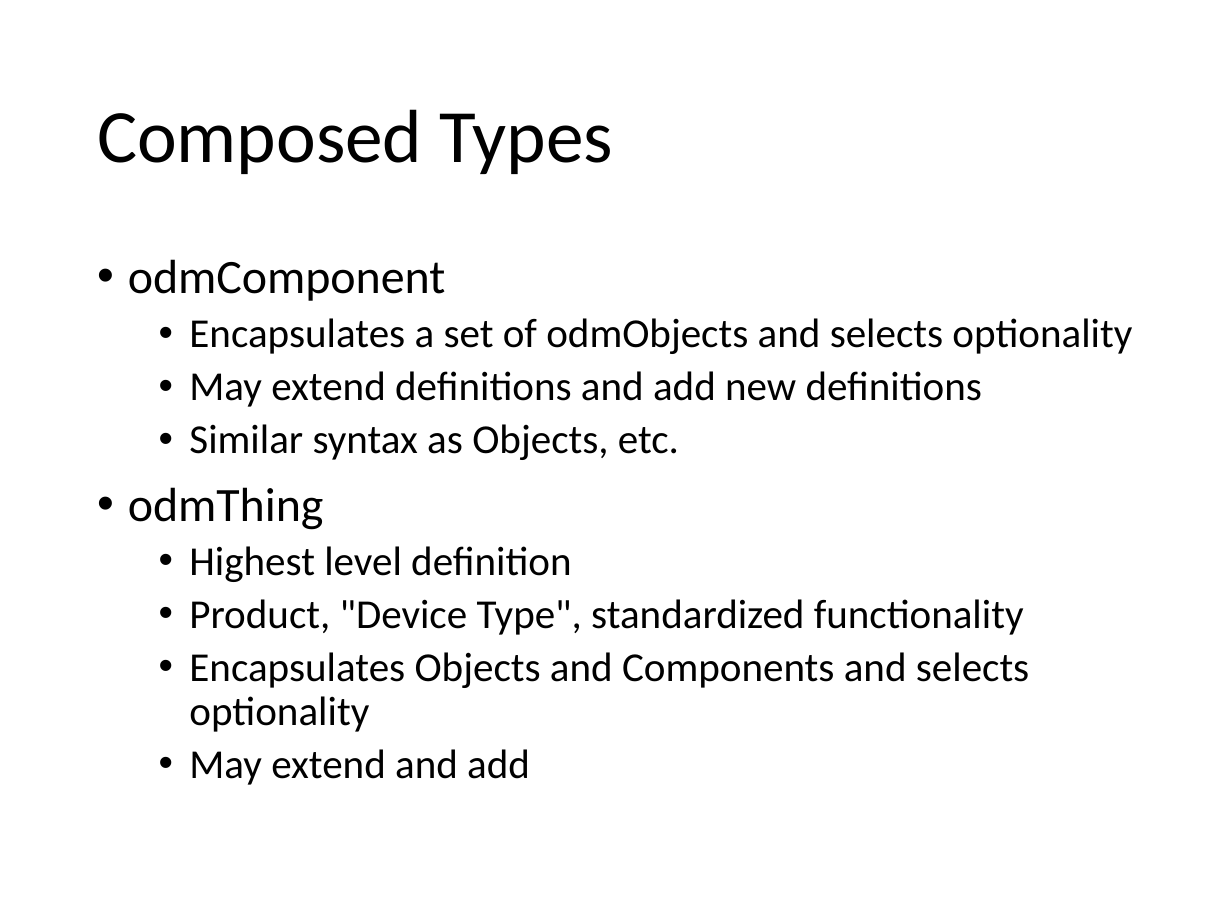
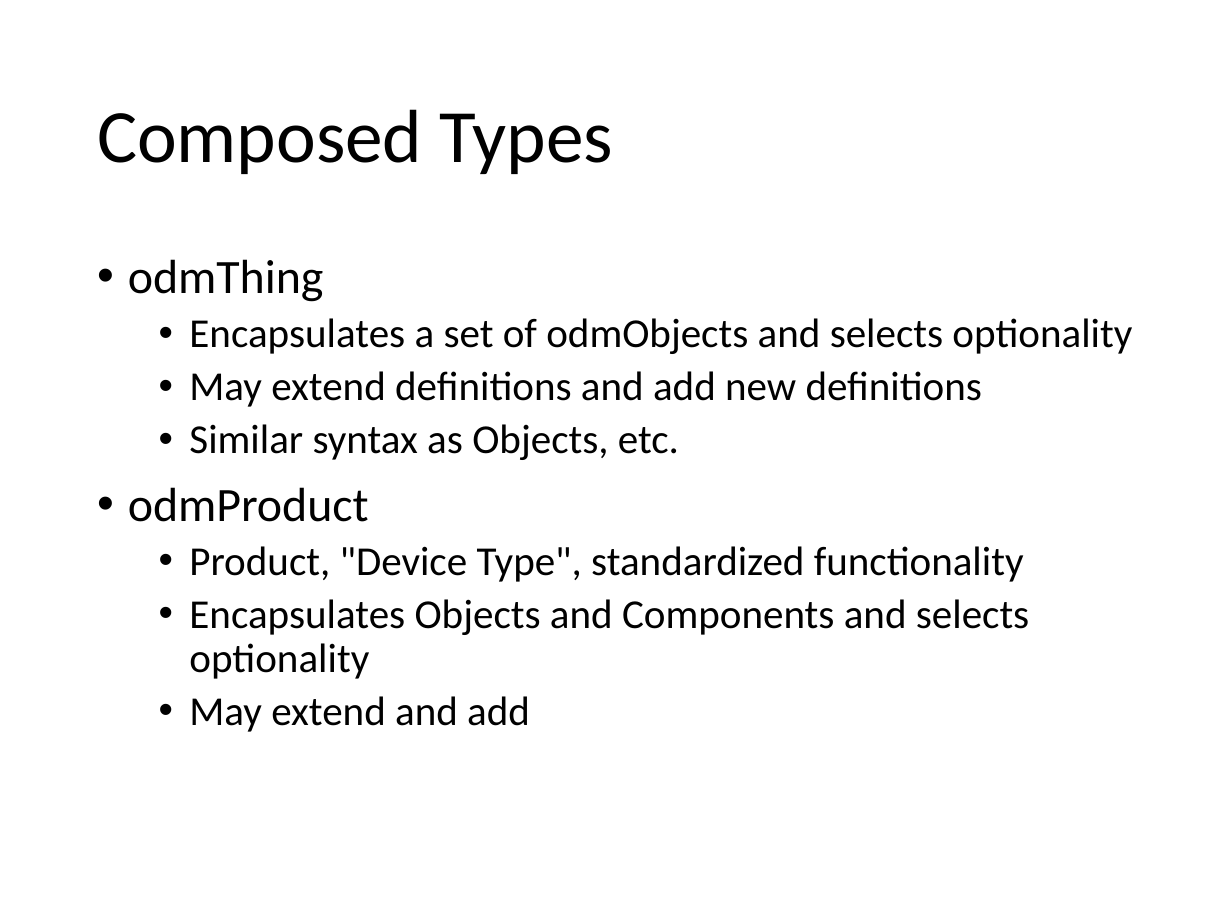
Before and after one commit to mjkoster/ODM-Examples, a slide deck: slide 9 of sdf-extensions.pptx (slide 8 before the commit). Drawn at 1232x924 pixels with LibreOffice and Linux fonts; fonts in the diff are those of the drawing. Boxes give left, top, right and bottom in pixels: in the first picture for what was removed or moved away, otherwise in the second. Text is boxed around its words. In the diff, an @@ line names an element or a change of style, - is before the commit and + after.

```diff
--- a/sdf-extensions.pptx
+++ b/sdf-extensions.pptx
@@ text at [128,259,324,302]: text changed @@
-• odmComponent
+• odmThing
@@ text at [128,487,369,522]: text changed; size 24 to 28 pt @@
-• odmThing
-  • Highest level definition
+• odmProduct
```
Also in this commit, not shown: 4 other slides changed, 2 slides added.
